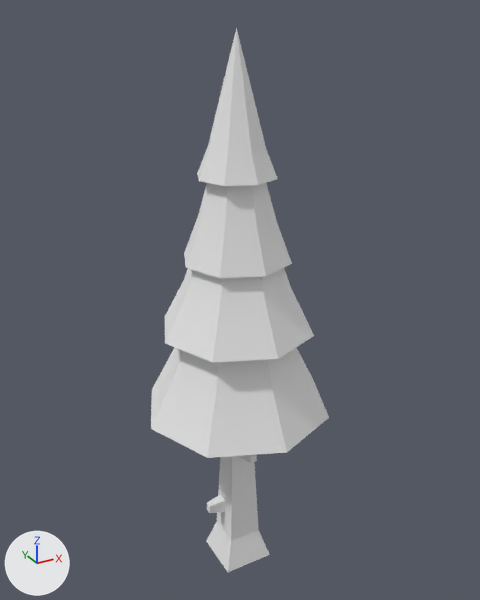
What one commit did to the OBJ model assets/models/builtin/outdoor/nature/outdoor_nature_pine_tree/model.obj.
The view is the same before and after, from a 50 mm lens placed at (-0.783, -1.441, 1.586), pointed at (0.024, 0.027, 0.853). The axes (+X, +Y, +Z) are drawn at lower left. The lights are the same throughout. The picture after the commit comes second. Where no turn or scale is listed for an object, it has been applied to the vertices.

Names of what the first picture shows: 'model'.
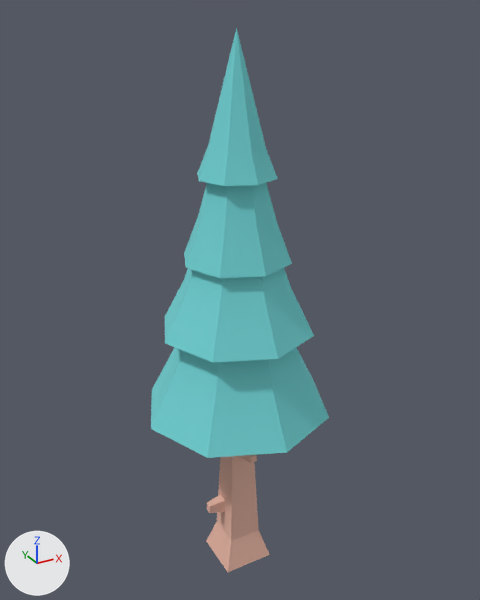
What differs and where, as boxes (x1, y1, x2, y2) in the pictures (480 x 600 px):
'model', recoloured (white to cyan): (151, 27, 329, 572) in both

Patch to the scene script:
```diff
--- a/assets/models/builtin/outdoor/nature/outdoor_nature_pine_tree/model.obj.py
+++ b/assets/models/builtin/outdoor/nature/outdoor_nature_pine_tree/model.obj.py
@@ mat_leafsdark @@
 mat_leafsdark = principled_material('leafsDark')
-mat_leafsdark.base_color = (0.8, 0.8, 0.8)  # white #e7e7e7
+mat_leafsdark.base_color = (0.169, 0.651, 0.667)  # cyan #72d3d5
 mat_leafsdark.roughness = 1.0
@@ mat_woodbarkdark @@
 mat_woodbarkdark = principled_material('woodBarkDark')
-mat_woodbarkdark.base_color = (0.8, 0.8, 0.8)  # white #e7e7e7
+mat_woodbarkdark.base_color = (0.8, 0.463, 0.369)  # beige #e7b5a4
 mat_woodbarkdark.roughness = 1.0
```
